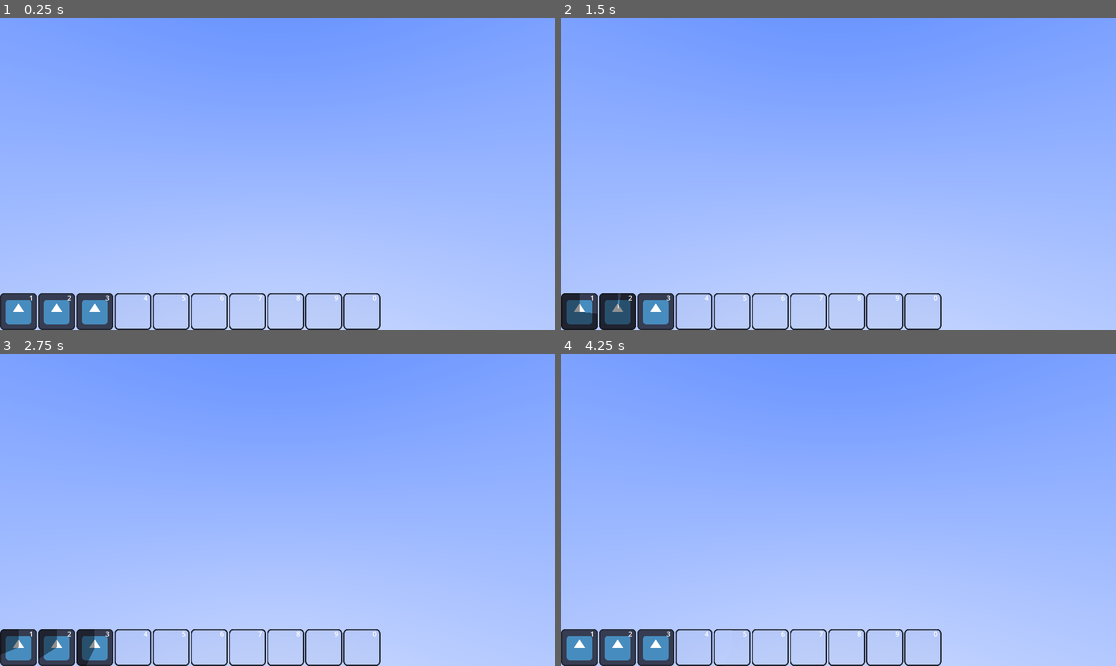
Above: before the commit, frames 1-4 (two rows, left to right).
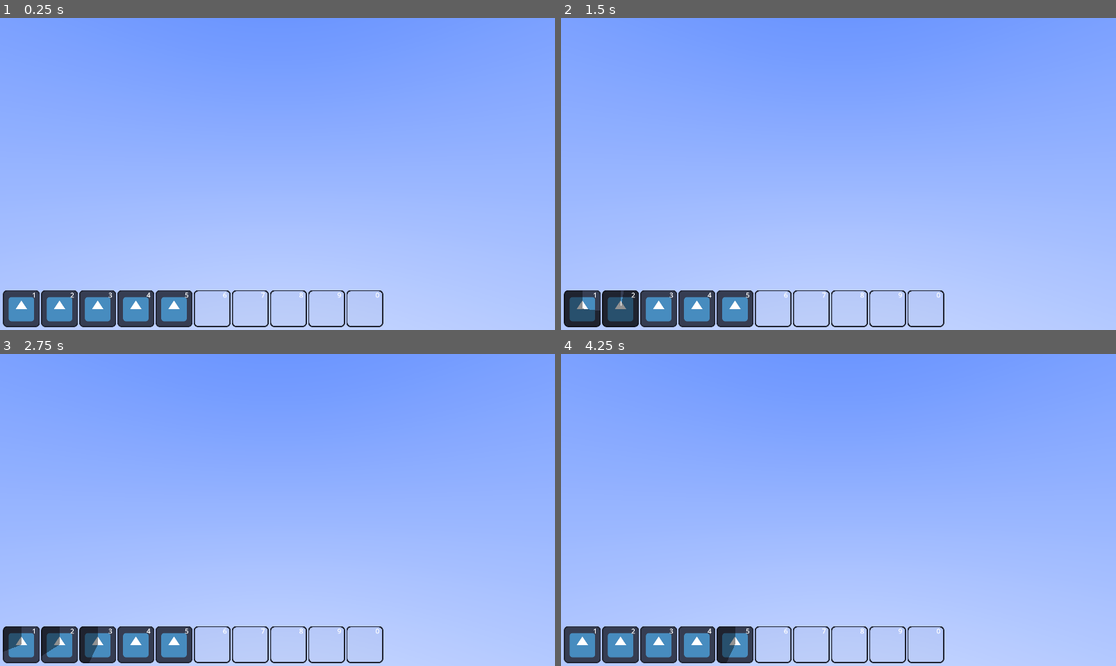
Above: after the commit, the same moments.

Repository: telmotrooper/mephistos-wrath
Game: Godot game, scene res://main.tscn
Two runs of this game, one before a commit and one after it. Both use one fixed random seed, a clock stepped at 60 frames per second and the inputs below. The engine's default icon, where the game draws it, is replaced by a stand-in: a white triangle on a blue panel in a dark square.
Inputs (mouse positions are in pixels of both pictures, inside the frame that each line leads up to):
- Up to frame 1 (0.25 s): no input
- Up to frame 2 (1.5 s): tap Enter at 0.5 s; move the mouse to (577, 311) at 0.52 s; click (577, 311) at 0.67 s; move the mouse to (616, 311) at 1.27 s; click (616, 311) at 1.42 s
- Up to frame 3 (2.75 s): move the mouse to (94, 647) at 2.02 s; click (94, 647) at 2.17 s
- Up to frame 4 (4.25 s): move the mouse to (694, 647) at 2.77 s; click (694, 647) at 2.92 s; move the mouse to (733, 647) at 3.52 s; click (733, 647) at 3.67 s

The runs differ from the first frame. In frame 1, 3.9% of the frame differs, in the area x 0-70%, y 87-100%; in frame 2, 3.8%; in frame 3, 3.9%; in frame 4, 4.0%.

Commit message:
Added margins and tooltips

Diff:
--- a/ability_button.gd
+++ b/ability_button.gd
@@ -1,7 +1,6 @@
 extends TextureProgressBar
 
 @export var key: StringName
-@export var label: String
 @export var cooldown_time: float = 1.0
 @export var image: CompressedTexture2D
 
@@ -9,13 +8,13 @@
 var clicked := false
 
 func _ready():
-	$Label.text = label
+	$Label.text = key
 	texture_under = image
 	texture_progress = image
 
 func _physics_process(_delta):
 	if image:
-		if not spinning and (Input.is_action_just_pressed(key) or clicked):
+		if not spinning and (Input.is_action_just_pressed("hotkey_" + key) or clicked):
 			spinning = true
 			print("pressed ", self.name)
 
--- a/ability_button.tscn
+++ b/ability_button.tscn
@@ -7,6 +7,8 @@
 Label/font_sizes/font_size = 24
 
 [node name="AbilityButton" type="TextureProgressBar"]
+tooltip_text = "Ability Name
+Ability description."
 value = 100.0
 fill_mode = 4
 texture_under = ExtResource("1_55vxe")
--- a/main.tscn
+++ b/main.tscn
@@ -1,8 +1,6 @@
-[gd_scene load_steps=9 format=3 uid="uid://dd25m6it6auq0"]
+[gd_scene load_steps=7 format=3 uid="uid://dd25m6it6auq0"]
 
-[ext_resource type="PackedScene" uid="uid://dhundnaj0qca3" path="res://ability_button.tscn" id="1_65hv6"]
-[ext_resource type="Texture2D" uid="uid://dmdj47fj1vupk" path="res://icon.svg" id="2_vpf3e"]
-[ext_resource type="Texture2D" uid="uid://blrkp7rdm7rkb" path="res://no-ability.svg" id="3_awv0m"]
+[ext_resource type="PackedScene" uid="uid://dljd72ox6wihm" path="res://ui.tscn" id="1_ydand"]
 
 [sub_resource type="Gradient" id="Gradient_o4fjt"]
 colors = PackedColorArray(1, 1, 1, 1, 0.192364, 0.422228, 1, 1)
@@ -24,86 +22,7 @@
 
 [node name="Main" type="Node3D"]
 
-[node name="UI" type="Control" parent="."]
-layout_mode = 3
-anchors_preset = 15
-anchor_right = 1.0
-anchor_bottom = 1.0
-grow_horizontal = 2
-grow_vertical = 2
-size_flags_horizontal = 4
-size_flags_vertical = 4
-
-[node name="HBoxContainer" type="HBoxContainer" parent="UI"]
-layout_mode = 1
-anchors_preset = 2
-anchor_top = 1.0
-anchor_bottom = 1.0
-offset_top = -128.0
-offset_right = 128.0
-grow_vertical = 0
-
-[node name="AbilityButton1" parent="UI/HBoxContainer" instance=ExtResource("1_65hv6")]
-layout_mode = 2
-key = &"hotkey_1"
-label = "1"
-cooldown_time = 3.0
-image = ExtResource("2_vpf3e")
-
-[node name="AbilityButton2" parent="UI/HBoxContainer" instance=ExtResource("1_65hv6")]
-layout_mode = 2
-key = &"hotkey_2"
-label = "2"
-cooldown_time = 2.0
-image = ExtResource("2_vpf3e")
-
-[node name="AbilityButton3" parent="UI/HBoxContainer" instance=ExtResource("1_65hv6")]
-layout_mode = 2
-key = &"hotkey_3"
-label = "3"
-image = ExtResource("2_vpf3e")
-
-[node name="AbilityButton4" parent="UI/HBoxContainer" instance=ExtResource("1_65hv6")]
-layout_mode = 2
-key = &"hotkey_4"
-label = "4"
-image = ExtResource("3_awv0m")
-
-[node name="AbilityButton5" parent="UI/HBoxContainer" instance=ExtResource("1_65hv6")]
-layout_mode = 2
-key = &"hotkey_5"
-label = "5"
-image = ExtResource("3_awv0m")
-
-[node name="AbilityButton6" parent="UI/HBoxContainer" instance=ExtResource("1_65hv6")]
-layout_mode = 2
-key = &"hotkey_6"
-label = "6"
-image = ExtResource("3_awv0m")
-
-[node name="AbilityButton7" parent="UI/HBoxContainer" instance=ExtResource("1_65hv6")]
-layout_mode = 2
-key = &"hotkey_7"
-label = "7"
-image = ExtResource("3_awv0m")
-
-[node name="AbilityButton8" parent="UI/HBoxContainer" instance=ExtResource("1_65hv6")]
-layout_mode = 2
-key = &"hotkey_8"
-label = "8"
-image = ExtResource("3_awv0m")
-
-[node name="AbilityButton9" parent="UI/HBoxContainer" instance=ExtResource("1_65hv6")]
-layout_mode = 2
-key = &"hotkey_9"
-label = "9"
-image = ExtResource("3_awv0m")
-
-[node name="AbilityButton0" parent="UI/HBoxContainer" instance=ExtResource("1_65hv6")]
-layout_mode = 2
-key = &"hotkey_0"
-label = "0"
-image = ExtResource("3_awv0m")
+[node name="UI" parent="." instance=ExtResource("1_ydand")]
 
 [node name="WorldEnvironment" type="WorldEnvironment" parent="."]
 environment = SubResource("Environment_3lqe7")
--- /dev/null
+++ b/ui.tscn
@@ -0,0 +1,85 @@
+[gd_scene load_steps=4 format=3 uid="uid://dljd72ox6wihm"]
+
+[ext_resource type="PackedScene" uid="uid://dhundnaj0qca3" path="res://ability_button.tscn" id="1_agnx2"]
+[ext_resource type="Texture2D" uid="uid://dmdj47fj1vupk" path="res://icon.svg" id="2_1qnnx"]
+[ext_resource type="Texture2D" uid="uid://blrkp7rdm7rkb" path="res://no-ability.svg" id="3_c8t1w"]
+
+[node name="UI" type="Control"]
+layout_mode = 3
+anchors_preset = 15
+anchor_right = 1.0
+anchor_bottom = 1.0
+grow_horizontal = 2
+grow_vertical = 2
+size_flags_horizontal = 4
+size_flags_vertical = 4
+
+[node name="MarginContainer" type="MarginContainer" parent="."]
+layout_mode = 1
+anchors_preset = 15
+anchor_right = 1.0
+anchor_bottom = 1.0
+grow_horizontal = 2
+grow_vertical = 2
+theme_override_constants/margin_left = 10
+theme_override_constants/margin_top = 10
+theme_override_constants/margin_right = 10
+theme_override_constants/margin_bottom = 10
+
+[node name="HBoxContainer" type="HBoxContainer" parent="MarginContainer"]
+layout_mode = 2
+size_flags_horizontal = 0
+size_flags_vertical = 8
+alignment = 2
+
+[node name="AbilityButton1" parent="MarginContainer/HBoxContainer" instance=ExtResource("1_agnx2")]
+layout_mode = 2
+key = &"1"
+cooldown_time = 3.0
+image = ExtResource("2_1qnnx")
+
+[node name="AbilityButton2" parent="MarginContainer/HBoxContainer" instance=ExtResource("1_agnx2")]
+layout_mode = 2
+key = &"2"
+cooldown_time = 2.0
+image = ExtResource("2_1qnnx")
+
+[node name="AbilityButton3" parent="MarginContainer/HBoxContainer" instance=ExtResource("1_agnx2")]
+layout_mode = 2
+key = &"3"
+image = ExtResource("2_1qnnx")
+
+[node name="AbilityButton4" parent="MarginContainer/HBoxContainer" instance=ExtResource("1_agnx2")]
+layout_mode = 2
+key = &"4"
+image = ExtResource("2_1qnnx")
+
+[node name="AbilityButton5" parent="MarginContainer/HBoxContainer" instance=ExtResource("1_agnx2")]
+layout_mode = 2
+key = &"5"
+image = ExtResource("2_1qnnx")
+
+[node name="AbilityButton6" parent="MarginContainer/HBoxContainer" instance=ExtResource("1_agnx2")]
+layout_mode = 2
+key = &"6"
+image = ExtResource("3_c8t1w")
+
+[node name="AbilityButton7" parent="MarginContainer/HBoxContainer" instance=ExtResource("1_agnx2")]
+layout_mode = 2
+key = &"7"
+image = ExtResource("3_c8t1w")
+
+[node name="AbilityButton8" parent="MarginContainer/HBoxContainer" instance=ExtResource("1_agnx2")]
+layout_mode = 2
+key = &"8"
+image = ExtResource("3_c8t1w")
+
+[node name="AbilityButton9" parent="MarginContainer/HBoxContainer" instance=ExtResource("1_agnx2")]
+layout_mode = 2
+key = &"9"
+image = ExtResource("3_c8t1w")
+
+[node name="AbilityButton0" parent="MarginContainer/HBoxContainer" instance=ExtResource("1_agnx2")]
+layout_mode = 2
+key = &"0"
+image = ExtResource("3_c8t1w")
